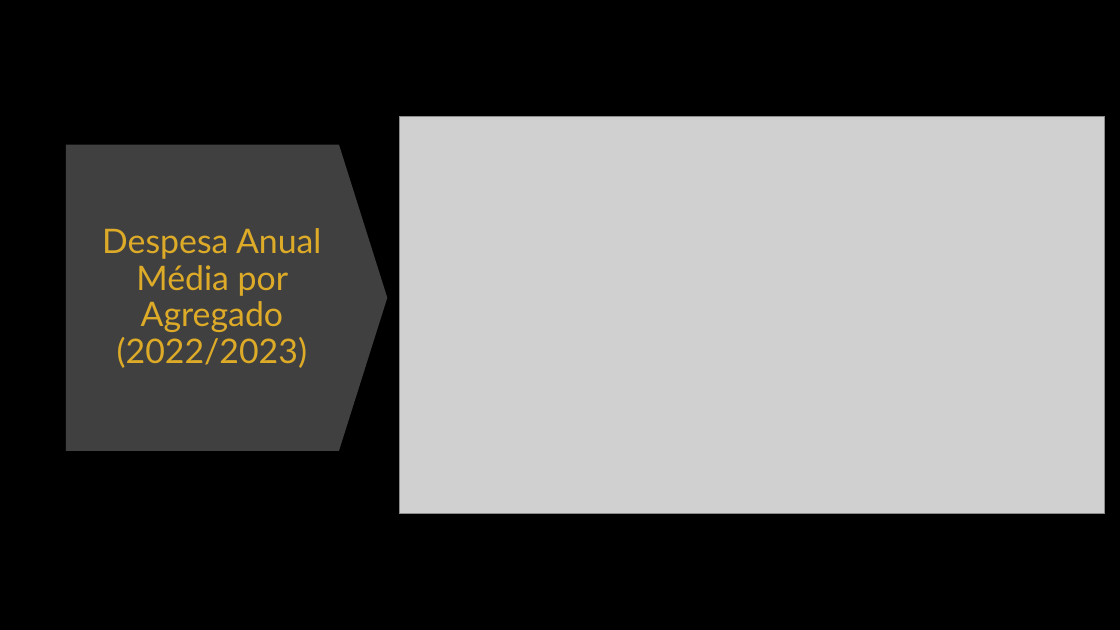
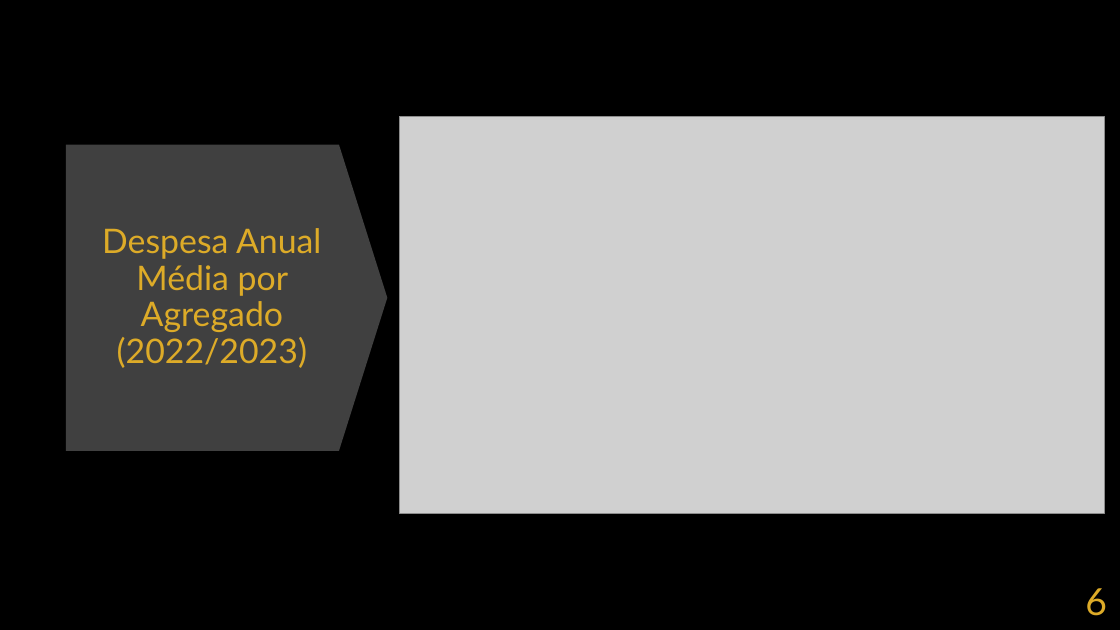
Before and after one commit to goncaloferreira966/Smart4Finances, a slide deck: slide 6 of Smart4FiancesApresentacao.pptx (slide 3 before the commit). Drawn at 1120x630 pixels with LibreOffice and Linux fonts; fonts in the diff are those of the drawing; grey boxes stand for pictures. Boxes give left, top, right and bottom in pixels: in the first picture for what was removed or moved away, otherwise in the second. Text is boxed around its words. In the diff, an @@ line names an element or a change of style, - is before the commit and + after.

```diff
--- a/Smart4FiancesApresentacao.pptx
+++ b/Smart4FiancesApresentacao.pptx
@@ text added at (1085,588,1107,616), 32 pt, text #DDAB28 @@
+6
```
Also in this commit, not shown: 5 other slides changed, 4 slides added, 1 slide removed.
